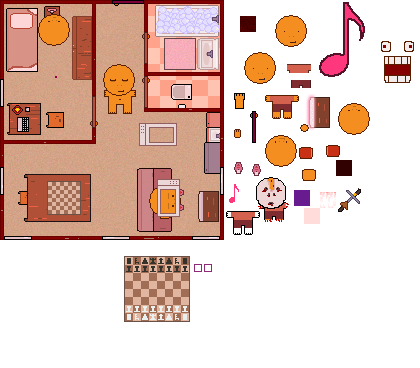
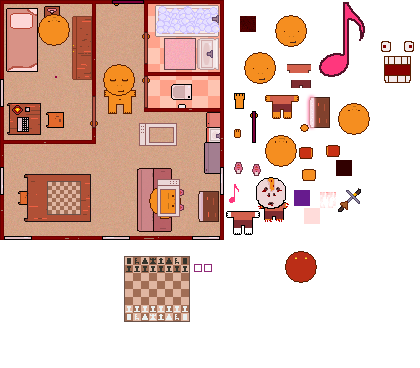
The second 420x368 image is a revision of the first. Changes to its layers:
added layer "Layer 56 copy 5" above "Layer 56 copy" over (285, 251, 317, 283)
